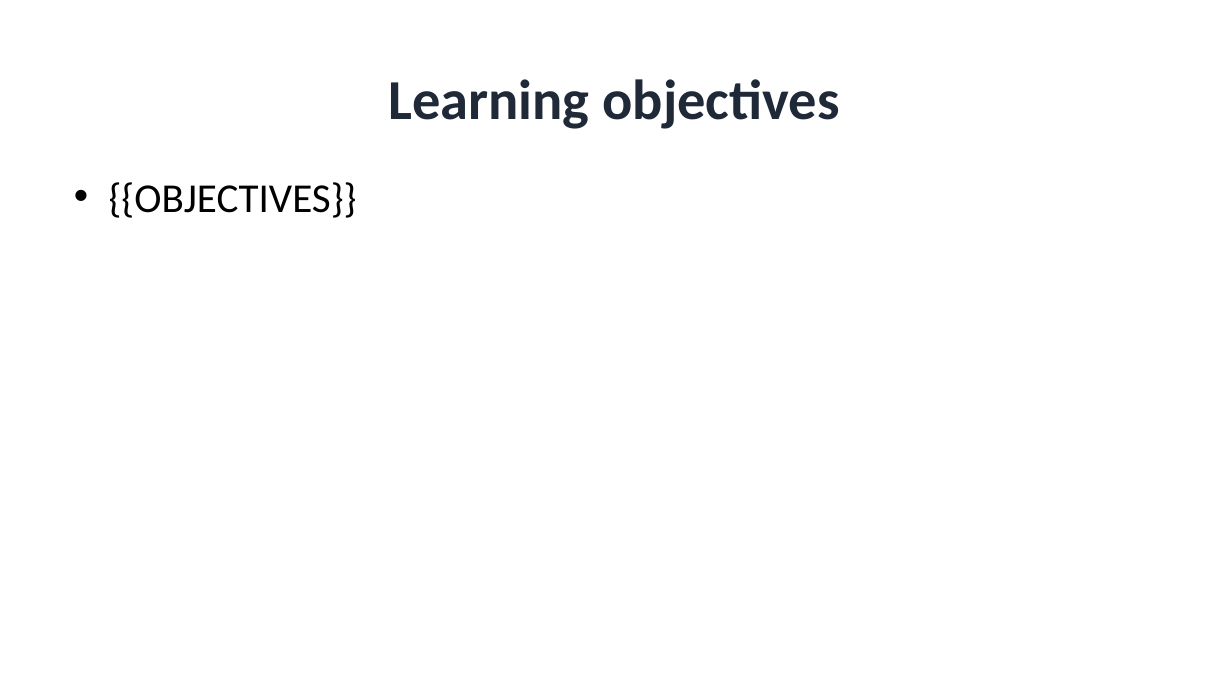
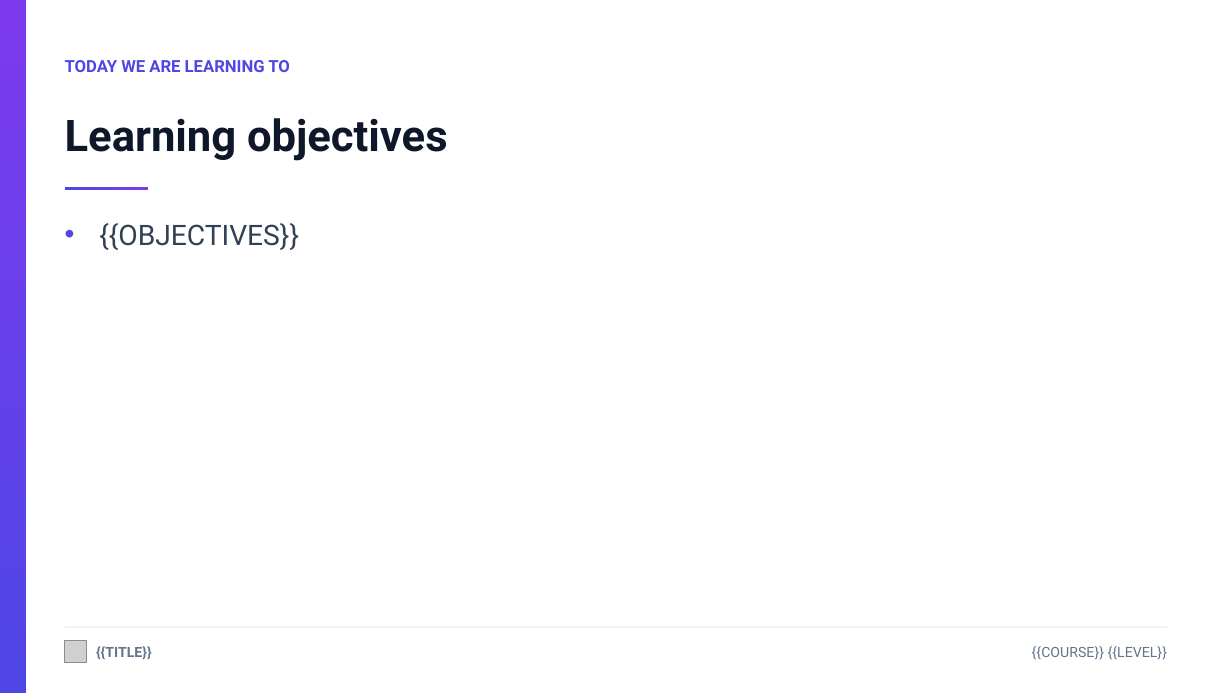
Before and after one commit to Joetuley90/BTEC_APP, a slide deck: slide 2 of crafticulum/assets/tpl-plain.pptx. Drawn at 1232x693 pixels with LibreOffice and Linux fonts; fonts in the diff are those of the drawing; grey boxes stand for pictures. Boxes give left, top, right and bottom in pixels: in the first picture for what was removed or moved away, otherwise in the second. Text is boxed around its words. In the diff, an @@ line names an element or a change of style, - is before the commit and + after.

```diff
--- a/crafticulum/assets/tpl-plain.pptx
+++ b/crafticulum/assets/tpl-plain.pptx
@@ rectangle added at box(0, 0, 26, 693), fill gradient #4F46E5 to #7C3AED @@
@@ text "Learning objectives": place and size @@
-text "Learning objectives" at box(388, 79, 839, 129)
+text "Learning objectives" at box(65, 118, 448, 161)
@@ text "Learning objectives" at box(65, 118, 448, 161): size 44 to 34 pt, font Calibri to Roboto, text colour #1F2937 to #0F172A; alignment centre to left @@
@@ text added at box(65, 60, 290, 72), 13 pt, text #4F46E5, bold @@
+TODAY WE ARE LEARNING TO
@@ rounded rectangle added at box(65, 187, 148, 190), fill gradient #4F46E5 to #7C3AED @@
@@ text "{{OBJECTIVES}}": place and size @@
-text "{{OBJECTIVES}}" at box(109, 182, 357, 218)
+text "{{OBJECTIVES}}" at box(99, 223, 299, 250)
@@ text "{{OBJECTIVES}}" at box(99, 223, 299, 250): size 32 to 22 pt, font Calibri to Roboto, text colour #000000 to #334155; more space between paragraphs @@
@@ rectangle added at box(65, 627, 1167, 628), fill #E2E8F0 @@
@@ picture added at box(65, 640, 87, 663) @@
@@ text added at box(96, 646, 152, 659), 11 pt, text #64748B, bold @@
+{{TITLE}}
@@ text added at box(1032, 646, 1167, 660), 11 pt, text #64748B @@
+{{COURSE}} {{LEVEL}}
```
Also in this commit, not shown: 1 other slide changed, 2 slides added, 2 slides removed, 9 other files.
